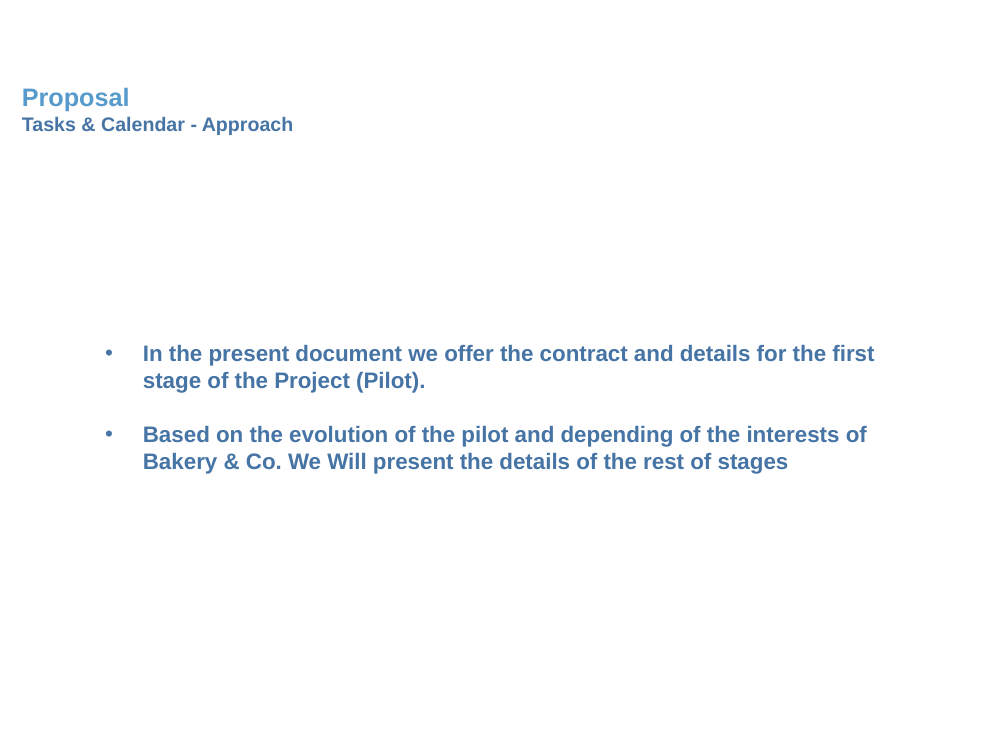
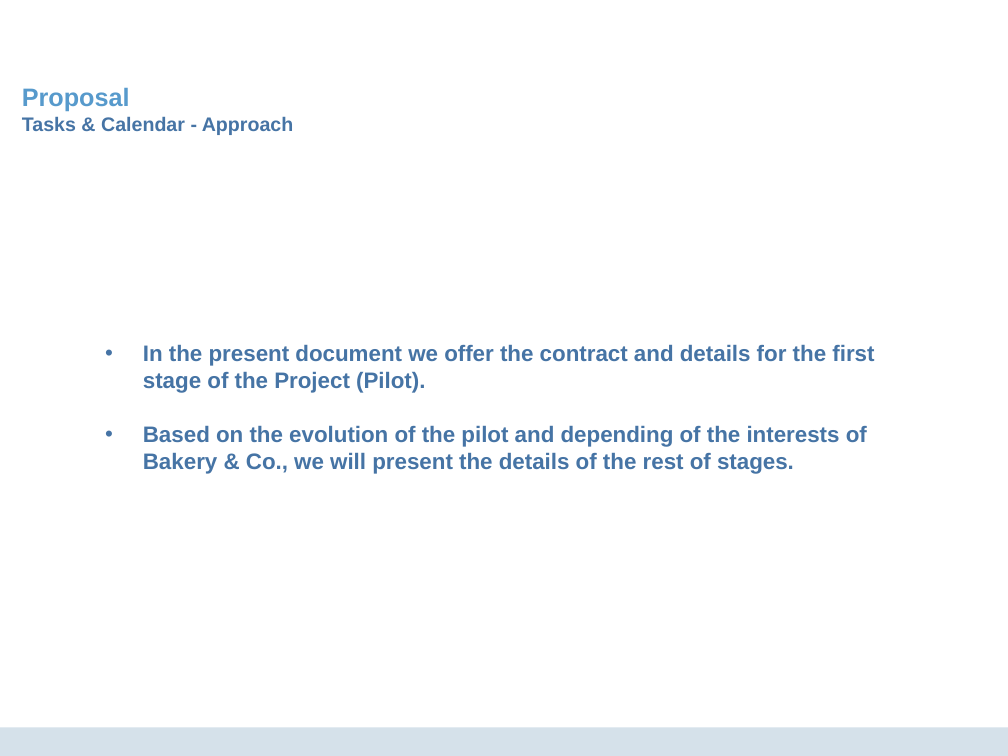
Before and after one commit to DanielMCM/Bakery-Co, a slide deck: slide 11 of 00 Deliverables/Proposal_v2.ppt. Drawn at 1008x756 pixels with LibreOffice and Linux fonts; fonts in the diff are those of the drawing; background and template pictures are left out. Boxes give left, top, right and bottom in pixels: in the first picture for what was removed or moved away, otherwise in the second. Text is boxed around its words. In the diff, an @@ line names an element or a change of style, - is before the commit and + after.

Commit message:
Update doc and ppt. Review and grammar mispellings. Minor fix in history_server reference.

```diff
--- a/00 Deliverables/Proposal_v2.ppt
+++ b/00 Deliverables/Proposal_v2.ppt
@@ text at box(143, 425, 867, 474): text changed @@
-• Based on the evolution of the pilot and depending of the interests of Bakery & Co. We Will present the details of the rest of stages
+• Based on the evolution of the pilot and depending of the interests of Bakery & Co., we will present the details of the rest of stages.
@@ rectangle added at box(0, 728, 1008, 756), fill #D5E1EA @@
```
Also in this commit, not shown: 14 other slides changed, 2 other files.
